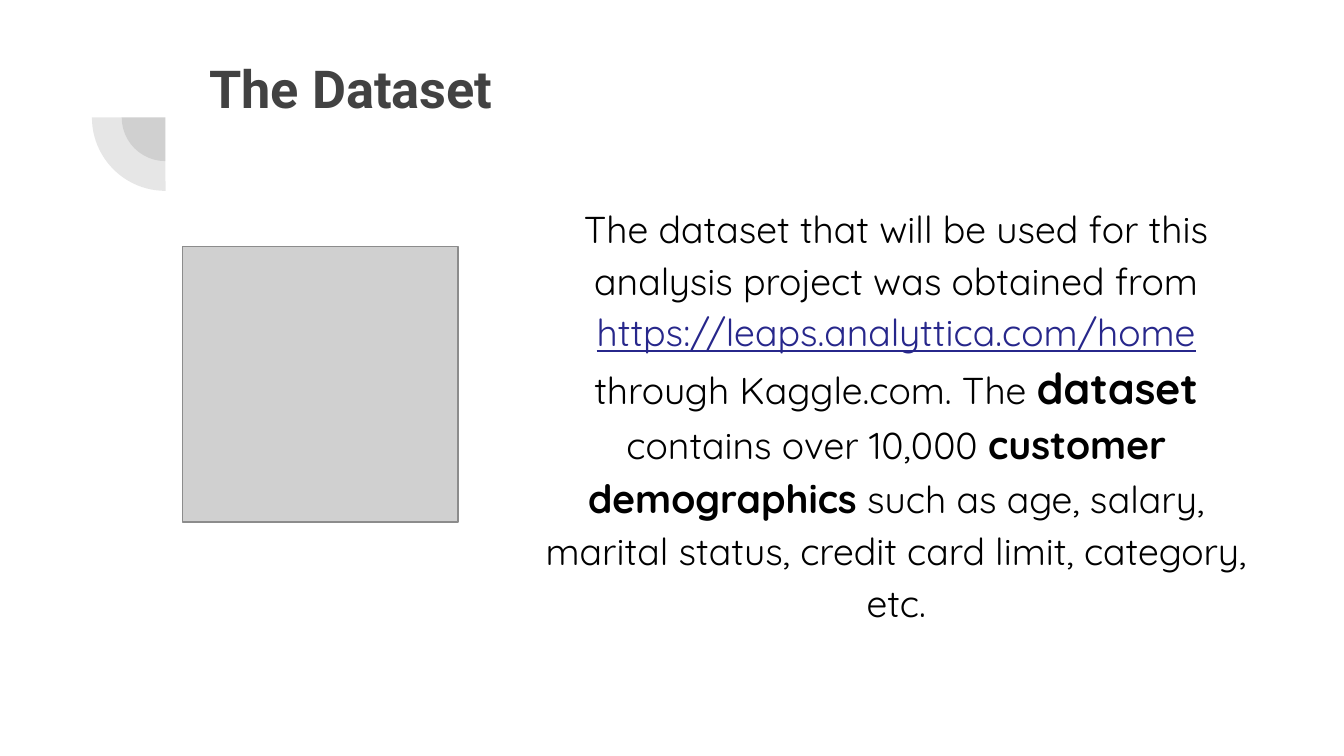
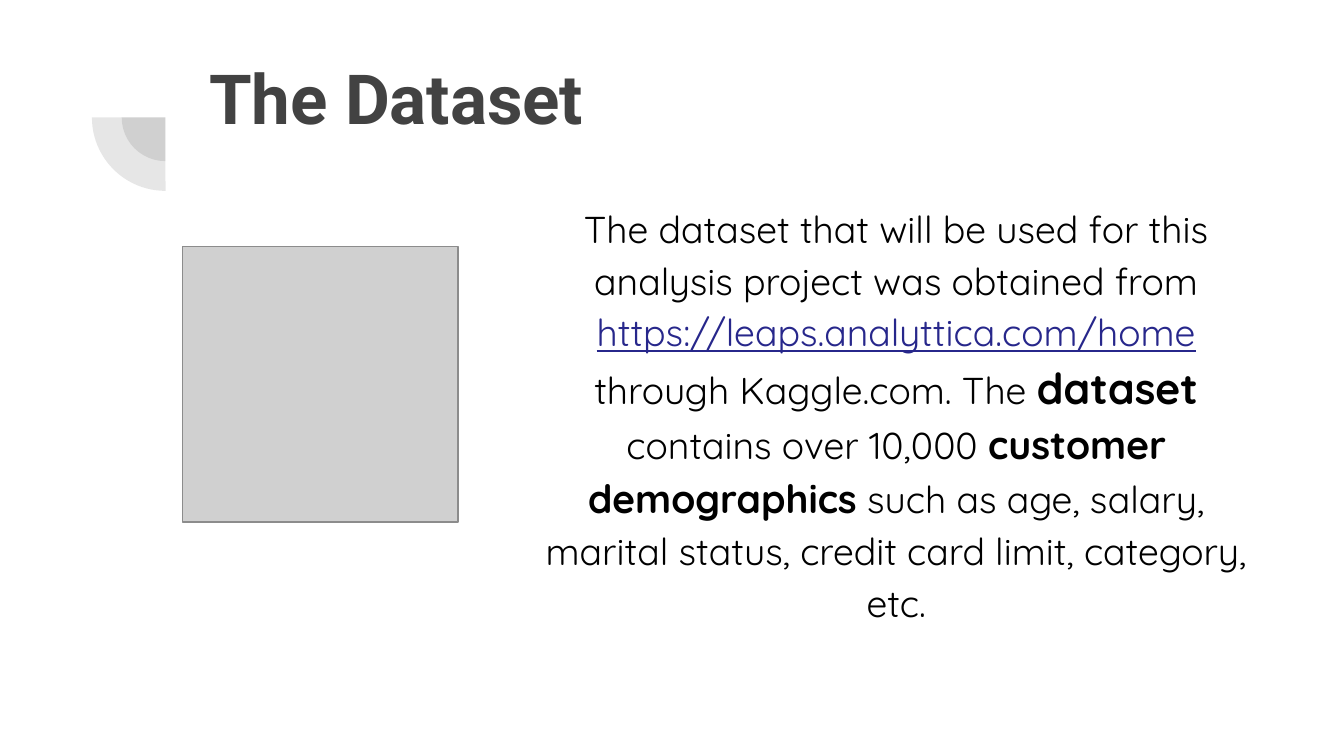
Before and after one commit to KHembrick/The_Final_Project, a slide deck: slide 3 of Project Presentation.pptx. Drawn at 1344x756 pixels with LibreOffice and Linux fonts; fonts in the diff are those of the drawing; grey boxes stand for pictures. Boxes give left, top, right and bottom in pixels: in the first picture for what was removed or moved away, otherwise in the second. Text is boxed around its words. In the diff, an @@ line names an element or a change of style, - is before the commit and + after.

Commit message:
Updating pptx file.

```diff
--- a/Project Presentation.pptx
+++ b/Project Presentation.pptx
@@ title "The Dataset" at (209,72,583,125): size 28 to 37 pt @@
```
Also in this commit, not shown: 3 slides added, 1 slide removed.
